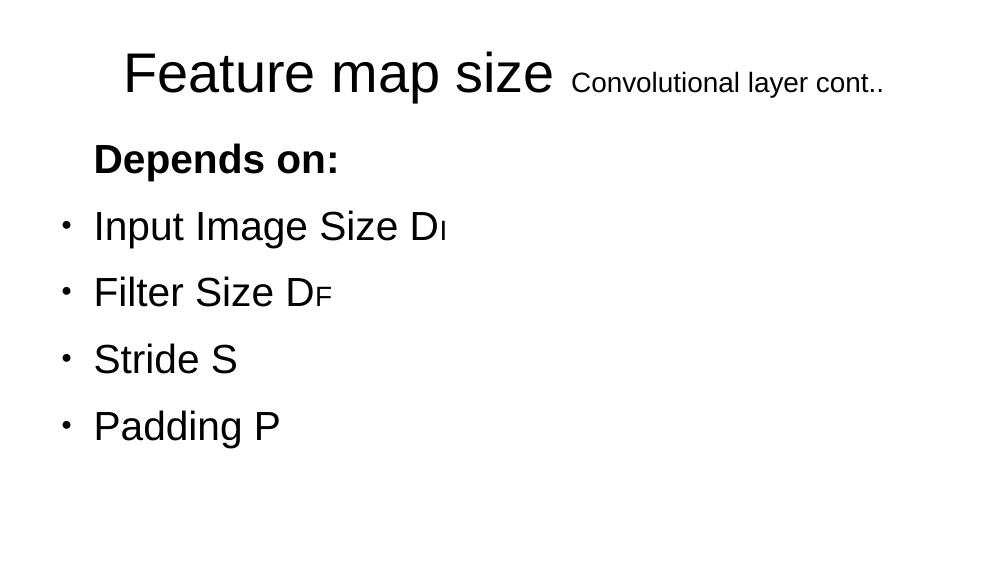
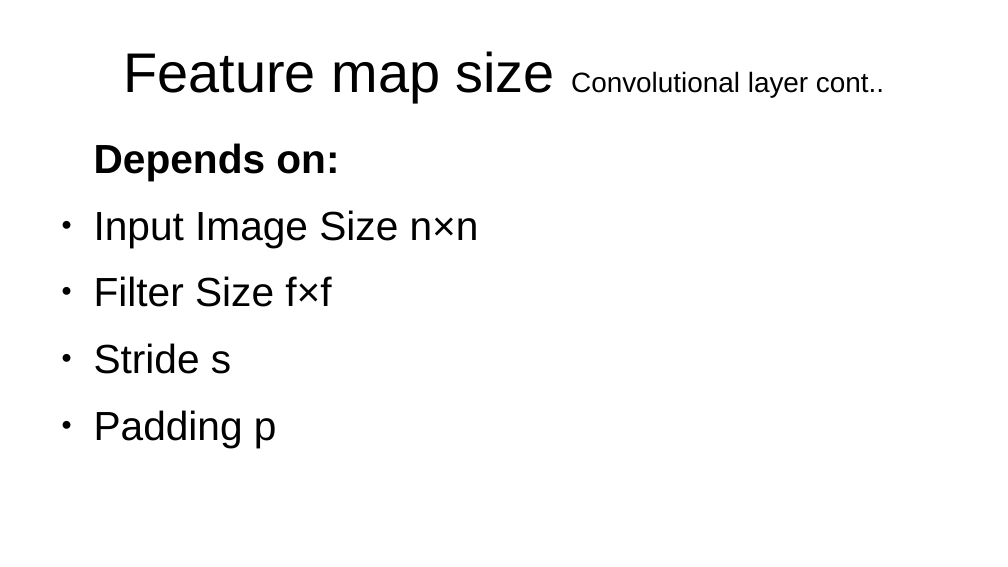
Before and after one commit to MoatasemGamal/ConvNN, a slide deck: slide 8 of CNN.odp. Drawn at 1008x567 pixels with LibreOffice and Linux fonts; fonts in the diff are those of the drawing. Boxes give left, top, right and bottom in pixels: in the first picture for what was removed or moved away, otherwise in the second. Text is boxed around its words. In the diff, an @@ line names an element or a change of style, - is before the commit and + after.

```diff
--- a/CNN.odp
+++ b/CNN.odp
@@ text at <box>94,210,479,448</box>: text changed @@
-● Input Image Size DI
-● Filter Size DF
-● Stride S
-● Padding P
+● Input Image Size n×n
+● Filter Size f×f
+● Stride s
+● Padding p
```
Also in this commit, not shown: 2 other slides changed.
